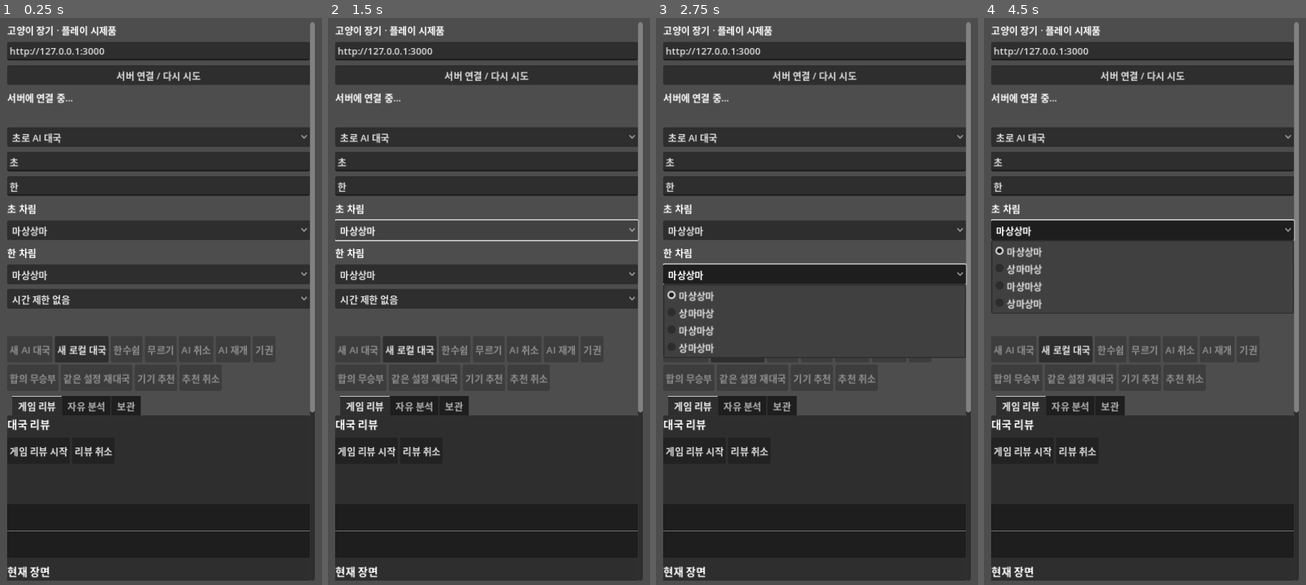
Above: before the commit, frames 1-4 (left to right).
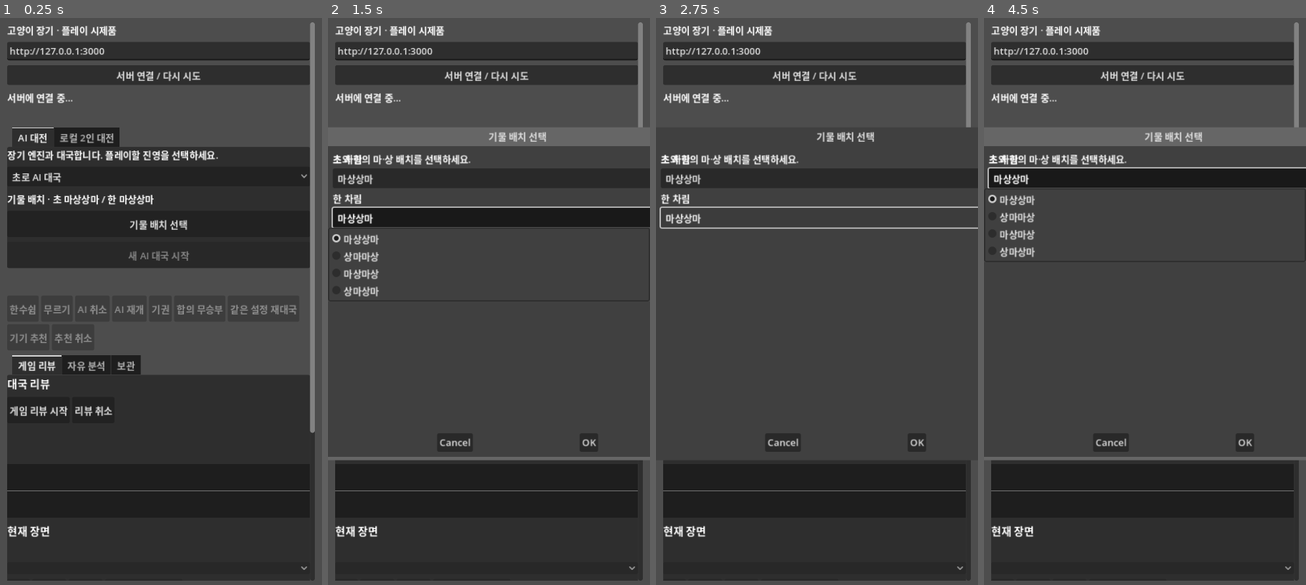
Above: after the commit, the same moments.

Repository: YU-Kangg/janggiAI
Game: Godot game, scene res://main.tscn
Two runs of this game, one before a commit and one after it. Both use one fixed random seed, a clock stepped at 60 frames per second and the inputs below.
Inputs (mouse positions are in pixels of both pictures, inside the frame that each line leads up to):
- Up to frame 1 (0.25 s): no input
- Up to frame 2 (1.5 s): click (485, 227) at 0.5 s, where only the run before the commit has a clickable "마상상마"; click (485, 222) at 1.25 s, where only the run after the commit has a clickable "기물 배치 선택"
- Up to frame 3 (2.75 s): click "마상상마" at 2 s
- Up to frame 4 (4.5 s): click "새 로컬 대국" (after the commit: "서버 연결 / 다시 시도") at 2.75 s; click (1141, 273) at 3.5 s, where only the run before the commit has a clickable "상마상마"; click "마상상마" at 4.25 s

The runs differ from the first frame. In frame 1, 25% of the frame differs, in the area x 2-98%, y 19-99%; in frame 2, 15%; in frame 3, 11%; in frame 4, 15%.

Commit message:
feat(ui): 대국 방식 설정 화면 분리

Diff:
--- a/godot/main.gd
+++ b/godot/main.gd
@@ -22,6 +22,14 @@
 var cho_name := LineEdit.new()
 var han_name := LineEdit.new()
 var clock_panel := Label.new()
+var game_mode_tabs := TabContainer.new()
+var ai_game_panel := VBoxContainer.new()
+var local_game_panel := VBoxContainer.new()
+var ai_setup_summary := Label.new()
+var local_setup_summary := Label.new()
+var setup_dialog := ConfirmationDialog.new()
+var selected_cho_setup := "nbbn"
+var selected_han_setup := "nbbn"
 var pending_new_mode := "ai"
 var resign_button := Button.new()
 var draw_button := Button.new()
@@ -144,18 +152,39 @@
 	evaluation_graph.ply_selected.connect(show_review)
 	review_summary.autowrap_mode = TextServer.AUTOWRAP_WORD_SMART
 	review_method_notice.autowrap_mode = TextServer.AUTOWRAP_WORD_SMART
+	game_mode_tabs.size_flags_horizontal = Control.SIZE_EXPAND_FILL
+	column.add_child(game_mode_tabs)
+	ai_game_panel.name = "AI 대전"
+	ai_game_panel.add_theme_constant_override("separation", 8)
+	game_mode_tabs.add_child(ai_game_panel)
+	var ai_description := Label.new()
+	ai_description.text = "장기 엔진과 대국합니다. 플레이할 진영을 선택하세요."
+	ai_description.autowrap_mode = TextServer.AUTOWRAP_WORD_SMART
+	ai_game_panel.add_child(ai_description)
 	side.add_item("초로 AI 대국")
 	side.add_item("한으로 AI 대국")
-	column.add_child(side)
+	ai_game_panel.add_child(side)
+	ai_setup_summary.autowrap_mode = TextServer.AUTOWRAP_WORD_SMART
+	ai_game_panel.add_child(ai_setup_summary)
+	var ai_setup_button := Button.new()
+	ai_setup_button.text = "기물 배치 선택"
+	ai_setup_button.custom_minimum_size.y = 44
+	ai_setup_button.pressed.connect(open_setup_dialog)
+	ai_game_panel.add_child(ai_setup_button)
+	add_action(ai_game_panel, "새 AI 대국 시작", func(): open_new_game_dialog("ai"))
+	local_game_panel.name = "로컬 2인 대전"
+	local_game_panel.add_theme_constant_override("separation", 8)
+	game_mode_tabs.add_child(local_game_panel)
+	var local_description := Label.new()
+	local_description.text = "한 기기에서 초와 한이 번갈아 둡니다."
+	local_description.autowrap_mode = TextServer.AUTOWRAP_WORD_SMART
+	local_game_panel.add_child(local_description)
 	cho_name.placeholder_text = "초 대국자 이름"
 	cho_name.text = "초"
 	han_name.placeholder_text = "한 대국자 이름"
 	han_name.text = "한"
-	column.add_child(cho_name)
-	column.add_child(han_name)
-	var cho_setup_label := Label.new()
-	cho_setup_label.text = "초 차림"
-	column.add_child(cho_setup_label)
+	local_game_panel.add_child(cho_name)
+	local_game_panel.add_child(han_name)
 	for option in [cho_setup, han_setup]:
 		option.add_item("마상상마")
 		option.add_item("상마마상")
@@ -165,16 +194,24 @@
 	han_setup.select(0)
 	cho_setup.tooltip_text = "초 차림"
 	han_setup.tooltip_text = "한 차림"
-	column.add_child(cho_setup)
-	var han_setup_label := Label.new()
-	han_setup_label.text = "한 차림"
-	column.add_child(han_setup_label)
-	column.add_child(han_setup)
 	time_control.add_item("시간 제한 없음")
 	time_control.add_item("5분")
 	time_control.add_item("10분 + 5초")
 	time_control.add_item("30분")
-	column.add_child(time_control)
+	local_game_panel.add_child(time_control)
+	local_setup_summary.autowrap_mode = TextServer.AUTOWRAP_WORD_SMART
+	local_game_panel.add_child(local_setup_summary)
+	var local_setup_button := Button.new()
+	local_setup_button.text = "기물 배치 선택"
+	local_setup_button.custom_minimum_size.y = 44
+	local_setup_button.pressed.connect(open_setup_dialog)
+	local_game_panel.add_child(local_setup_button)
+	var local_game_button := Button.new()
+	local_game_button.text = "새 로컬 대국 시작"
+	local_game_button.custom_minimum_size.y = 44
+	local_game_button.pressed.connect(func(): open_new_game_dialog("local"))
+	local_game_panel.add_child(local_game_button)
+	update_setup_summaries()
 	clock_panel.autowrap_mode = TextServer.AUTOWRAP_WORD_SMART
 	column.add_child(clock_panel)
 	grid.columns = 9
@@ -182,12 +219,6 @@
 	column.add_child(grid)
 	var actions := HFlowContainer.new()
 	column.add_child(actions)
-	add_action(actions, "새 AI 대국", func(): open_new_game_dialog("ai"))
-	var local_game_button := Button.new()
-	local_game_button.text = "새 로컬 대국"
-	local_game_button.custom_minimum_size.y = 44
-	local_game_button.pressed.connect(func(): open_new_game_dialog("local"))
-	actions.add_child(local_game_button)
 	add_action(actions, "한수쉼", pass_turn)
 	add_action(actions, "무르기", func(): act("undo"))
 	add_action(actions, "AI 취소", func(): act("cancel-ai"))
@@ -350,6 +381,22 @@
 	review_archive_workspace.add_child(review_file_controls)
 	new_game_dialog.confirmed.connect(confirm_new_game)
 	add_child(new_game_dialog)
+	setup_dialog.title = "기물 배치 선택"
+	setup_dialog.dialog_text = "초와 한의 마·상 배치를 선택하세요."
+	setup_dialog.confirmed.connect(apply_setup_selection)
+	var setup_form := VBoxContainer.new()
+	setup_form.position = Vector2(24, 90)
+	setup_form.custom_minimum_size = Vector2(620, 260)
+	var setup_cho_label := Label.new()
+	setup_cho_label.text = "초 차림"
+	setup_form.add_child(setup_cho_label)
+	setup_form.add_child(cho_setup)
+	var setup_han_label := Label.new()
+	setup_han_label.text = "한 차림"
+	setup_form.add_child(setup_han_label)
+	setup_form.add_child(han_setup)
+	setup_dialog.add_child(setup_form)
+	add_child(setup_dialog)
 	resign_dialog.dialog_text = "현재 차례 진영이 기권할까요?"
 	resign_dialog.confirmed.connect(func(): act("resign", {"side": state.get("turn", "cho")}))
 	add_child(resign_dialog)
@@ -372,11 +419,32 @@
 func arrangement_index(value: String) -> int:
 	return maxi(["nbbn", "bnbn", "nbnb", "bnnb"].find(value), 0)
 
+func arrangement_label(value: String) -> String:
+	return ["마상상마", "상마마상", "마상마상", "상마상마"][arrangement_index(value)]
+
+func update_setup_summaries() -> void:
+	var summary := "기물 배치 · 초 %s / 한 %s" % [arrangement_label(selected_cho_setup), arrangement_label(selected_han_setup)]
+	ai_setup_summary.text = summary
+	local_setup_summary.text = summary
+
+func open_setup_dialog() -> void:
+	cho_setup.select(arrangement_index(selected_cho_setup))
+	han_setup.select(arrangement_index(selected_han_setup))
+	setup_dialog.popup_centered(Vector2i(700, 520))
+
+func apply_setup_selection() -> void:
+	selected_cho_setup = arrangement_value(cho_setup.selected)
+	selected_han_setup = arrangement_value(han_setup.selected)
+	update_setup_summaries()
+
 func sync_new_game_controls() -> void:
 	if state.is_empty():
 		return
-	cho_setup.select(arrangement_index(str(state.get("setup", {}).get("cho", "nbbn"))))
-	han_setup.select(arrangement_index(str(state.get("setup", {}).get("han", "nbbn"))))
+	selected_cho_setup = str(state.get("setup", {}).get("cho", "nbbn"))
+	selected_han_setup = str(state.get("setup", {}).get("han", "nbbn"))
+	cho_setup.select(arrangement_index(selected_cho_setup))
+	han_setup.select(arrangement_index(selected_han_setup))
+	update_setup_summaries()
 	cho_name.text = str(state.get("players", {}).get("cho", "초"))
 	han_name.text = str(state.get("players", {}).get("han", "한"))
 	var clock: Dictionary = state.get("clock", {})
@@ -402,6 +470,7 @@
 
 func open_new_game_dialog(mode: String) -> void:
 	pending_new_mode = mode
+	game_mode_tabs.current_tab = 1 if mode == "local" else 0
 	new_game_dialog.dialog_text = "현재 대국을 지우고 새 %s 대국을 시작할까요?" % ("로컬" if mode == "local" else "AI")
 	new_game_dialog.popup_centered()
 
@@ -409,7 +478,7 @@
 	act("reset", {
 		"mode": pending_new_mode,
 		"humanSide": "cho" if side.selected == 0 else "han",
-		"setup": {"cho": arrangement_value(cho_setup.selected), "han": arrangement_value(han_setup.selected)},
+		"setup": {"cho": selected_cho_setup, "han": selected_han_setup},
 		"players": {"cho": cho_name.text.strip_edges(), "han": han_name.text.strip_edges()},
 		"timeControl": selected_time_control() if pending_new_mode == "local" else null,
 	})
--- a/godot/smoke.gd
+++ b/godot/smoke.gd
@@ -28,6 +28,9 @@
 	check(app.full_review_start.get_parent() == app.review_start_controls and app.retry_button.get_parent() == app.review_coach_controls, "review start and learning actions grouped")
 	check(app.variation_start.get_parent() == app.review_analysis_controls and app.review_export_button.get_parent() == app.review_file_controls, "analysis and file actions separated")
 	check(app.full_review_start.text == "게임 리뷰 시작" and app.review_analysis_button.text == "최선 수 보기" and app.retry_button.text == "다시 풀기", "guided review action labels")
+	check(app.game_mode_tabs.get_tab_count() == 2 and app.game_mode_tabs.get_tab_title(0) == "AI 대전" and app.game_mode_tabs.get_tab_title(1) == "로컬 2인 대전", "AI and local match setup separated")
+	check(app.side.get_parent() == app.ai_game_panel and app.cho_name.get_parent() == app.local_game_panel and app.time_control.get_parent() == app.local_game_panel, "mode-specific controls grouped")
+	check(app.cho_setup.get_parent().get_parent() == app.setup_dialog and app.han_setup.get_parent().get_parent() == app.setup_dialog, "piece setup controls moved to modal")
 	check(not app.device_engine.available() and app.device_recommend.disabled, "desktop fallback without Android engine")
 	app.act("reset", {"mode": "ai", "humanSide": "cho"})
 	await wait_idle()
@@ -232,6 +235,7 @@
 	check(app.grid.get_child(0).tooltip_text == "i1", "Han board orientation")
 	app.cho_setup.select(3)
 	app.han_setup.select(2)
+	app.apply_setup_selection()
 	app.cho_name.text = "춘향"
 	app.han_name.text = "몽룡"
 	app.time_control.select(2)
Not shown, changed: DEVICE_TEST_CHECKLIST.md
Not shown, changed: PROGRESS.md
